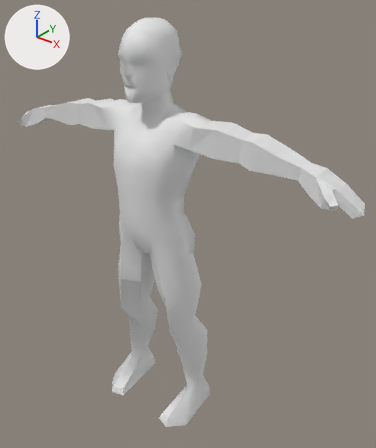
One commit to the FBX model media/anims_X/normal/TTRP_JARL.fbx: the scene before it, then after it.
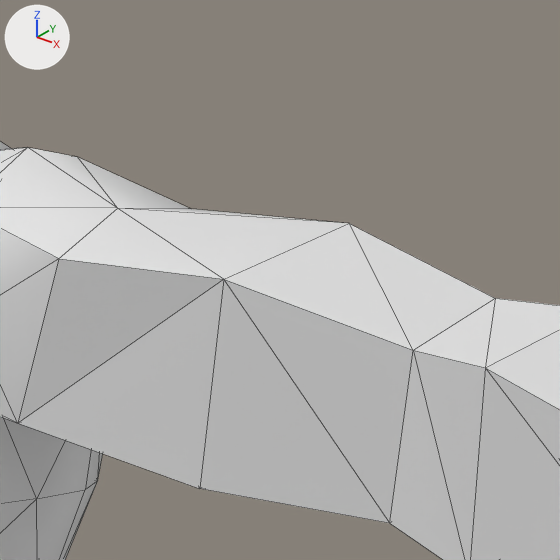
Each version appears first whole from a camera (50 mm lens) standing at (0.763, -0.797, 1.069) and looking at (-0.022, 0.184, 0.46), and next in a close-up on the part from 49% to 70% of the width and 21% to 38% of the height. The lights are fixed; the arrows at upper left show +X, +Y and +Z. The close-ups show mesh edges as thin lines. Where no turn or scale is listed for an object, it has been applied to the vertices.

Objects in the first close-up: 'Body_NoDress'.
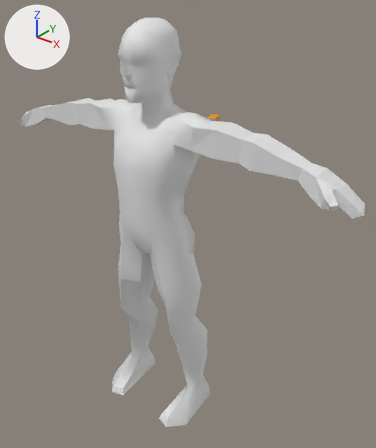
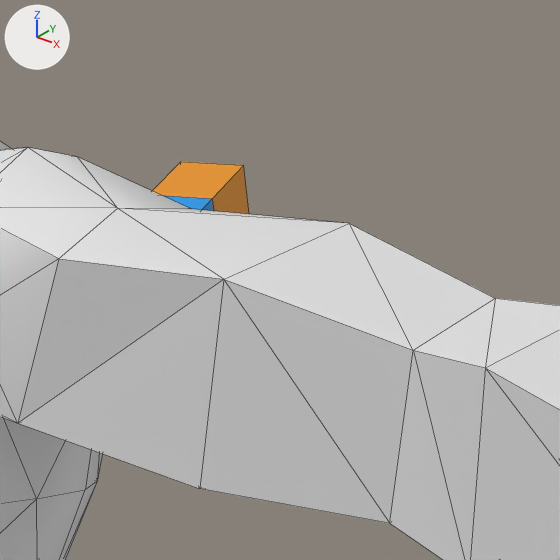
What differs and where, as boxes [x1, y1, x2, y2] in the close-ups (560 x 560 px):
'Cube', added (orange)
    after: [153, 162, 249, 214]
    faces in mat_material (orange #e79200): [153, 162, 249, 214]
    faces in mat_material_001 (blue #0094e7): [164, 196, 214, 211]

The change, as a diff of the scene's bpy script:
```diff
--- a/media/anims_X/normal/TTRP_JARL.fbx.py
+++ b/media/anims_X/normal/TTRP_JARL.fbx.py
@@ mat_material_001 @@
+mat_material_001 = principled_material('Material.001')
+mat_material_001.base_color = (0.0, 0.297, 0.8)  # blue #0094e7
@@ mat_material @@
+mat_material = principled_material('Material')
+mat_material.base_color = (0.8, 0.286, 0.0)  # orange #e79200
@@ me_cube_001 @@
+me_cube_001.from_pydata([(0.002, -0.074, -0.031), (0.03, -0.068, -0.029), (0.002, -0.08, -0.003), (0.03, -0.074, -0.001), (-0.03, 0.074, 0.001), (-0.002, 0.08, 0.003), (-0.03, 0.068, 0.029), (-0.002, 0.074, 0.031), (-0.024, 0.037, 0.023), (0.005, 0.043, 0.024), (-0.023, 0.043, -0.006), (0.005, 0.049, -0.004)], [], [(0, 1, 3, 2), (8, 9, 7, 6), (6, 7, 5, 4), (10, 11, 1, 0), (8, 6, 4, 10), (9, 3, 1, 11), (7, 9, 11, 5), (2, 8, 10, 0), (4, 5, 11, 10), (2, 3, 9, 8)])
+for i in [0, 3, 5, 7, 9]: me_cube_001.polygons[i].material_index = 1
+me_cube_001.materials.append(mat_material)  # orange #e79200
+me_cube_001.materials.append(mat_material_001)  # blue #0094e7
@@ ob_cube @@
+ob_cube = bpy.data.objects.new('Cube', me_cube_001)
+ob_cube.location = (-0.1514, 0.4265, 0.6417)
```
